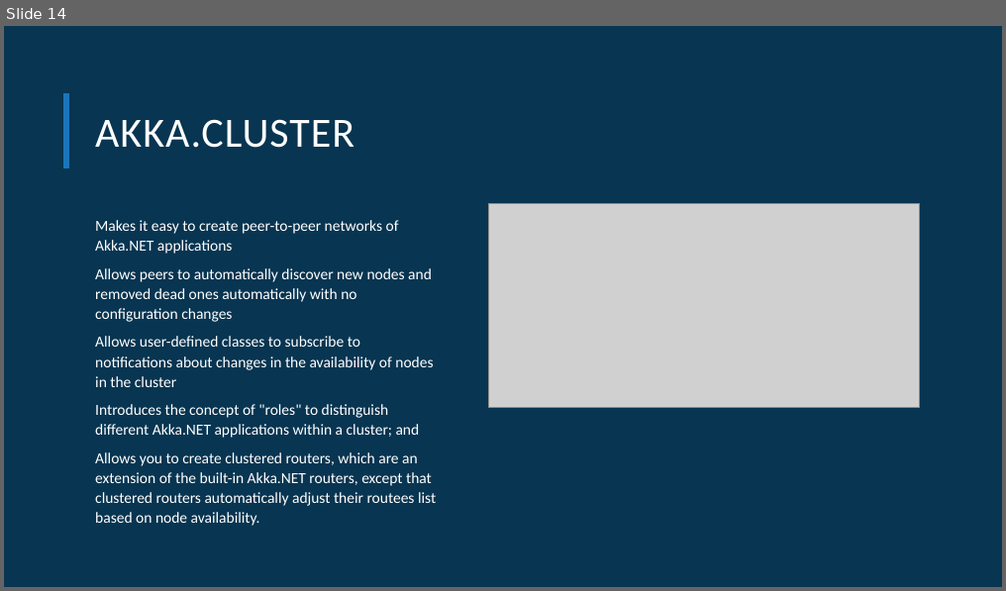
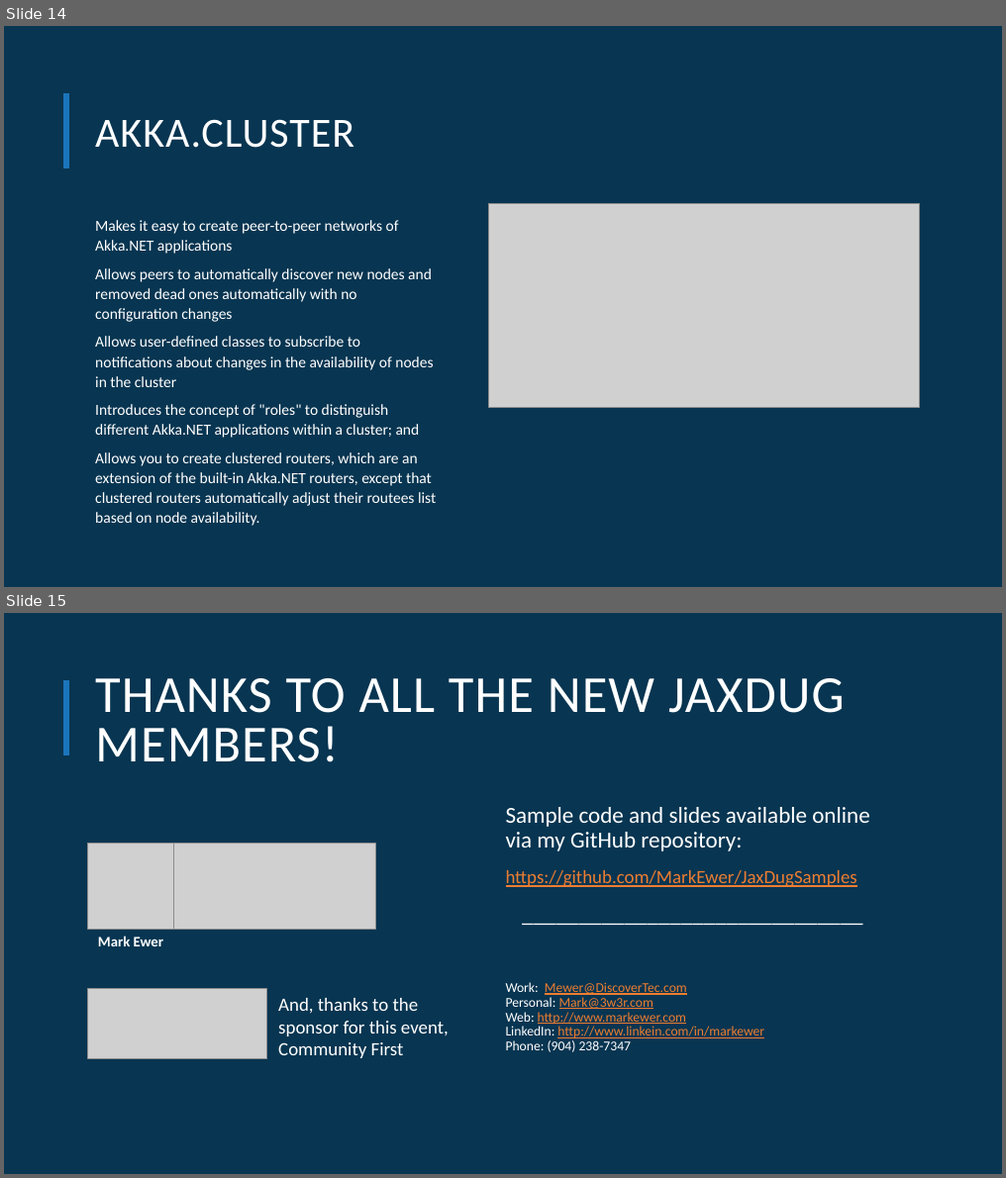
Before and after one commit to MarkEwer/JaxDugSamples, a slide deck: Akka_Sample/JaxDug_Presentation_Akka_Overview.pptx. Shown one above the other, each under a label of ours: slide 14 before the commit, slides 14 and 15 after it. The pictures are 1006x591 and 1006x1178 pixels, drawn with LibreOffice and Linux fonts; fonts in the diff are those of the drawing; grey boxes stand for pictures; background and template pictures are left out. Boxes give left, top, right and bottom in pixels: in the first picture for what was removed or moved away, otherwise in the second. Text is boxed around its words. In the diff, an @@ line names an element or a change of style, - is before the commit and + after.

Commit message:
Added Communit First logo and thank you slide

```diff
--- a/Akka_Sample/JaxDug_Presentation_Akka_Overview.pptx
+++ b/Akka_Sample/JaxDug_Presentation_Akka_Overview.pptx
@@ slide 15 added at (x1=4, y1=613, x2=1002, y2=1174), background #083551; not listed: 1 template element that a slide beside it also shows @@
@@ title added at (x1=95, y1=678, x2=845, y2=762), 50 pt, text #FFFFFF @@
+THANKS TO ALL THE NEW JAXDUG MEMBERS!
@@ text added at (x1=506, y1=807, x2=869, y2=1053), 13 pt, text #FFFFFF @@
+  Sample code and slides available online via my GitHub repository:
+  https://github.com/MarkEwer/JaxDugSamples
+  ______________________________
+  Work: Mewer@DiscoverTec.com
+  Personal: Mark@3w3r.com
+  Web: http://www.markewer.com
+  LinkedIn: http://www.linkein.com/in/markewer
+  Phone: (904) 238-7347
@@ picture added at (x1=88, y1=844, x2=174, y2=930) @@
@@ picture added at (x1=174, y1=844, x2=375, y2=930) @@
@@ text added at (x1=98, y1=936, x2=163, y2=947), 14 pt, text #FFFFFF, bold @@
+Mark Ewer
@@ picture added at (x1=88, y1=989, x2=267, y2=1059) @@
@@ text added at (x1=278, y1=998, x2=449, y2=1059), 18 pt, text #FFFFFF @@
+And, thanks to the sponsor for this event, Community First
```
